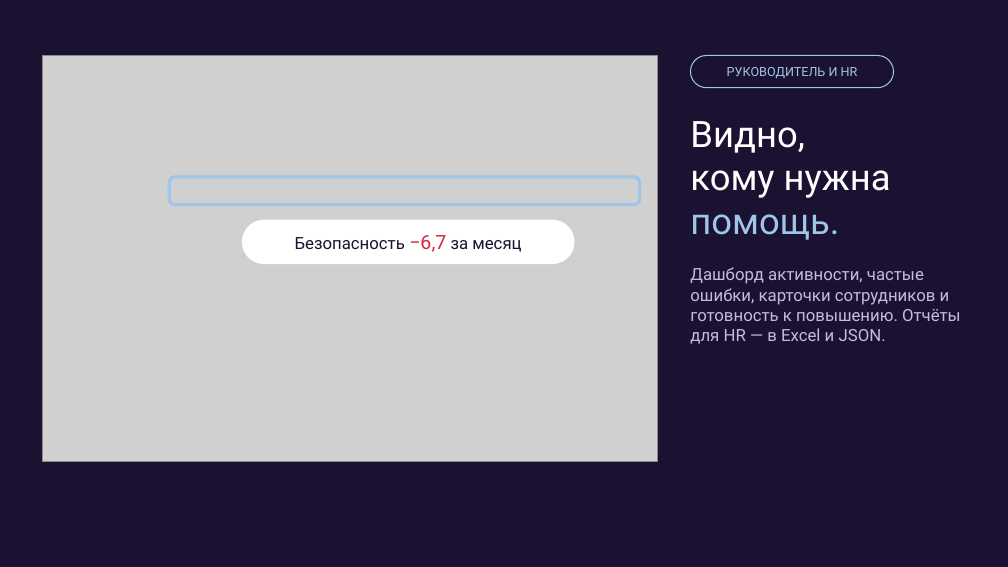
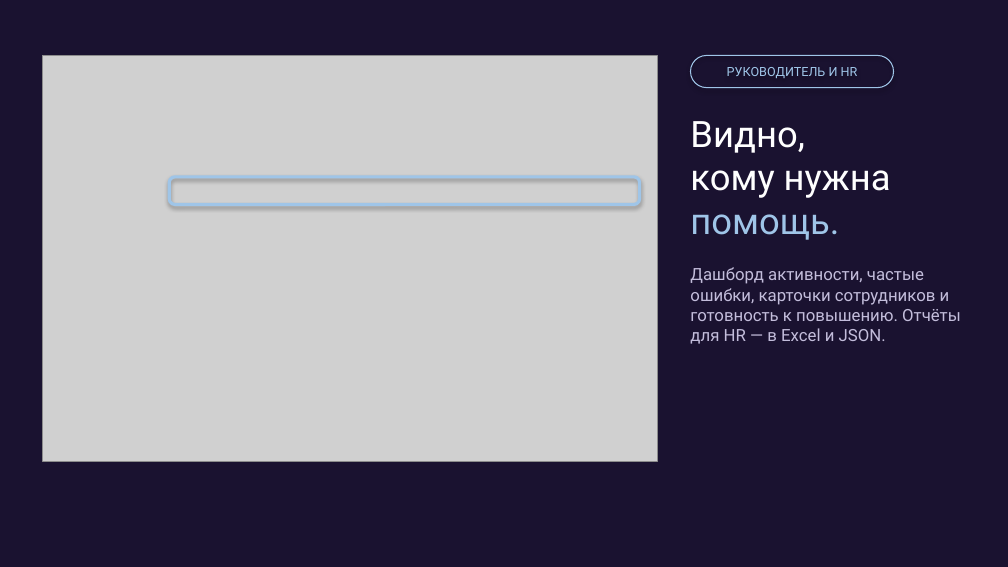
Before and after one commit to tuhlopuz1/mosgortrans-presentation, a slide deck: slide 9 of Магистраль 400 — финал.pptx. Drawn at 1008x567 pixels with LibreOffice and Linux fonts; fonts in the diff are those of the drawing; grey boxes stand for pictures; background and template pictures are left out. Boxes give left, top, right and bottom in pixels: in the first picture for what was removed or moved away, otherwise in the second. Text is boxed around its words. In the diff, an @@ line names an element or a change of style, - is before the commit and + after.

```diff
--- a/Магистраль 400 — финал.pptx
+++ b/Магистраль 400 — финал.pptx
@@ rounded rectangle at [169,176,640,204]: shadow on @@
@@ rounded rectangle removed at [242,220,575,264] @@
-Безопасность −6,7 за месяц
```
Also in this commit, not shown: 12 other slides changed, 1 other file.
